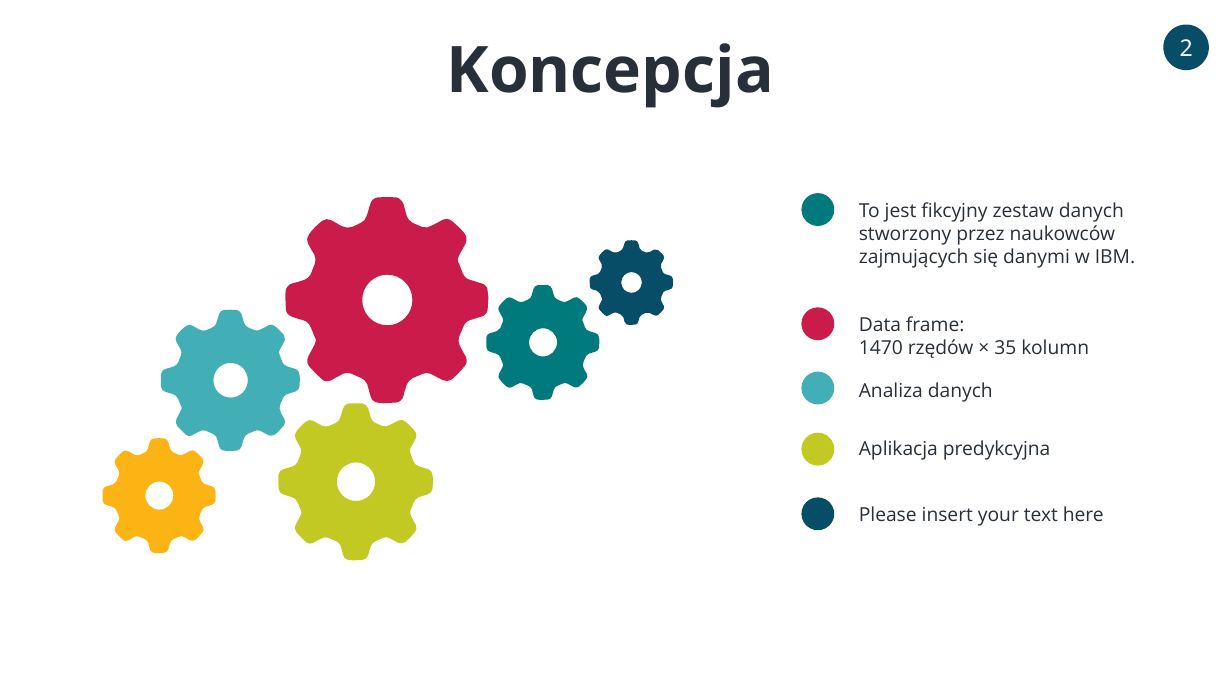
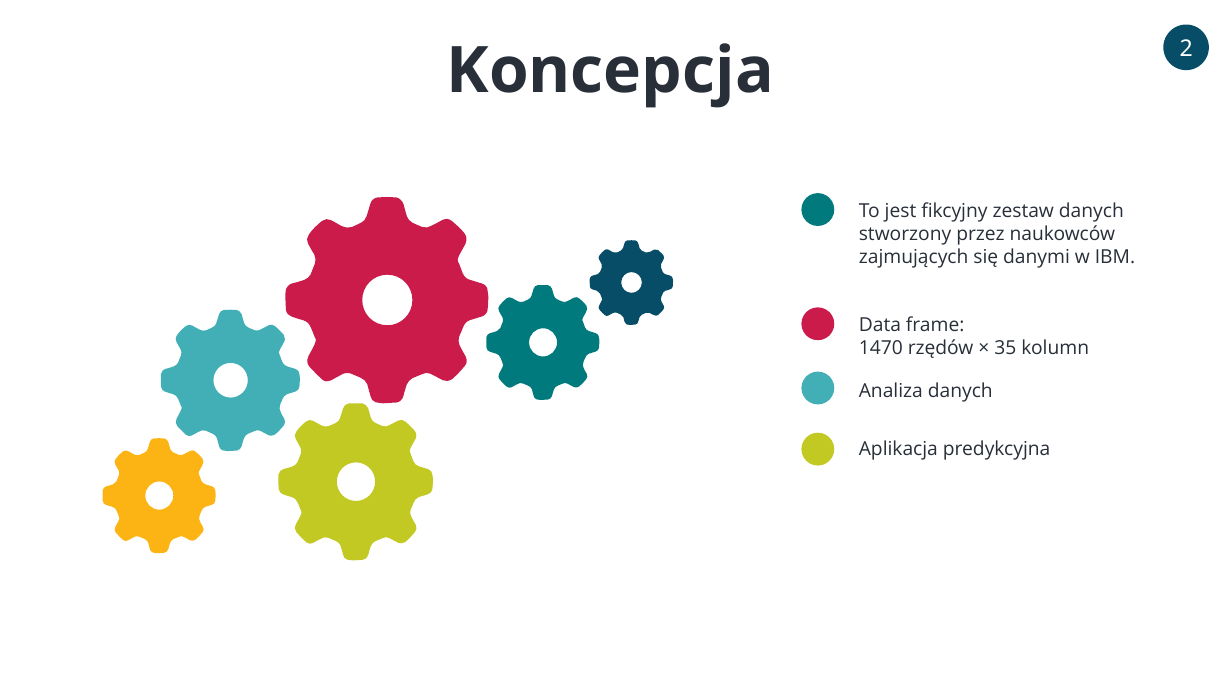
Before and after one commit to HebdaMarta/Data-science-course-projects, a slide deck: slide 2 of projekt_2_python/IBM HR Analytics Employee Attrition & Performance.pptx. Drawn at 1232x693 pixels with LibreOffice and Linux fonts; fonts in the diff are those of the drawing. Boxes give left, top, right and bottom in pixels: in the first picture for what was removed or moved away, otherwise in the second. Text is boxed around its words. In the diff, an @@ line names an element or a change of style, - is before the commit and + after.

```diff
--- a/projekt_2_python/IBM HR Analytics Employee Attrition & Performance.pptx
+++ b/projekt_2_python/IBM HR Analytics Employee Attrition & Performance.pptx
@@ ellipse removed at [801, 497, 835, 531] @@
@@ text removed at [859, 506, 1104, 526] @@
-Please insert your text here
```
